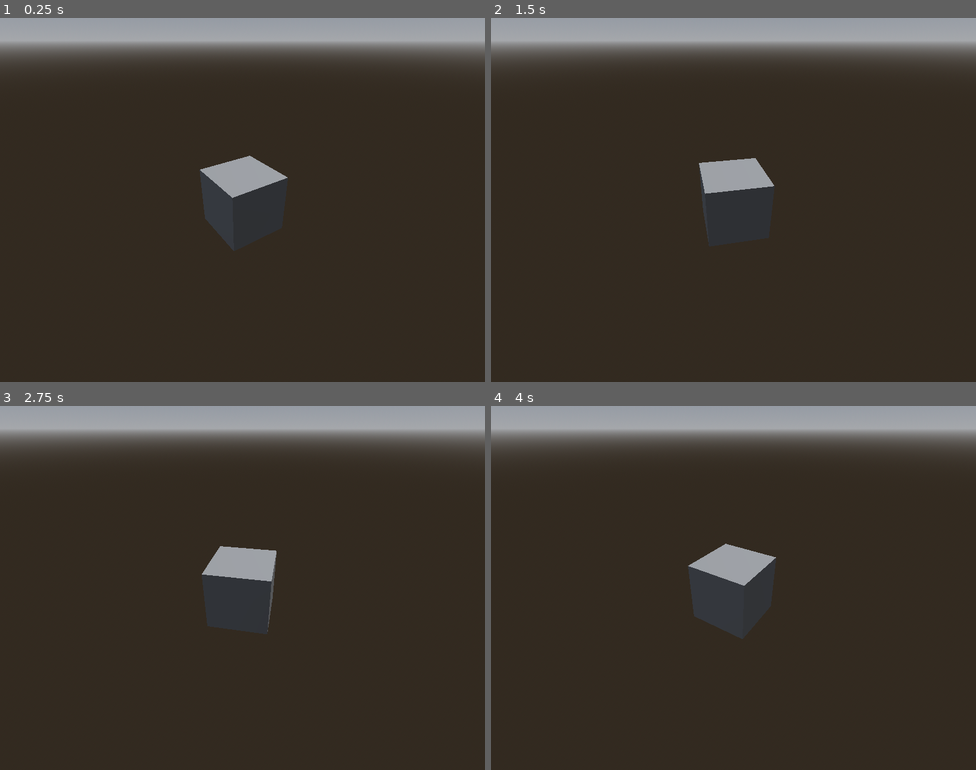
Above: before the commit, frames 1-4 (two rows, left to right).
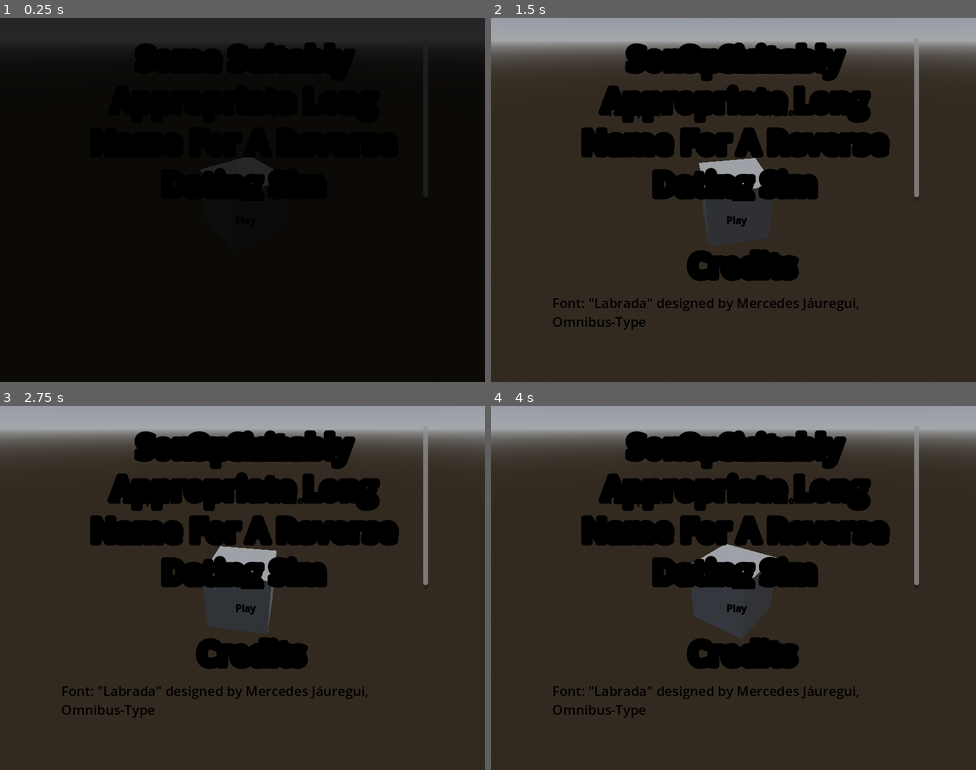
Above: after the commit, the same moments.

Repository: YourWaifuIsALie/gmtk-2023
Game: Godot game, scene res://scenes/main.tscn
The game is run twice, just before and just after one commit, with the same random seed, the same clock (stepped at 60 frames per second) and the same inputs.
Inputs (mouse positions are in pixels of both pictures, inside the frame that each line leads up to):
- Up to frame 1 (0.25 s): no input
- Up to frame 2 (1.5 s): click (946, 43) at 0.52 s; click (704, 123) at 1.27 s
- Up to frame 3 (2.75 s): click (358, 515) at 2.02 s
- Up to frame 4 (4 s): click (733, 617) at 2.75 s, where only the run after the commit has a clickable "[center][b]Play[/b][/center]"; click (733, 617) at 3.5 s, where only the run after the commit has a clickable "[center][b]Play[/b][/center]"

The runs differ from the first frame. In frame 1, 100% of the frame differs, in the area x 0-100%, y 0-100%; in frame 2, 17%; in frame 3, 17%; in frame 4, 17%.

Commit message:
8.25 hours, concepts + art + guis + beginning dialogue

Diff:
--- /dev/null
+++ b/components/button.gd
@@ -0,0 +1,10 @@
+extends BaseButton
+
+@export var signal_target: String = "unset"
+
+func _ready() -> void:
+	self.pressed.connect(self._button_pressed)
+
+func _button_pressed() -> void:
+	print(signal_target)
+	GlobalSignals.emit(signal_target)
--- /dev/null
+++ b/components/button.tscn
@@ -0,0 +1,29 @@
+[gd_scene load_steps=7 format=3 uid="uid://qqjg323g5ngg"]
+
+[ext_resource type="Texture2D" uid="uid://cyyhi50hq4shf" path="res://assets/widgets/button.tres" id="1_6w4i0"]
+[ext_resource type="Theme" uid="uid://crcwqj3itilwv" path="res://components/theme.tres" id="2_88dyt"]
+[ext_resource type="Texture2D" uid="uid://cxccwno5my8k8" path="res://assets/widgets_click/button.tres" id="2_hduuk"]
+[ext_resource type="FontFile" uid="uid://cgw4qlayyi1n8" path="res://assets/fonts/Labrada-Bold.ttf" id="3_qndlq"]
+[ext_resource type="Texture2D" uid="uid://c5ndhfsuc5me3" path="res://assets/widgets_hover/button.tres" id="3_sfet2"]
+[ext_resource type="Script" path="res://components/button.gd" id="4_hbr1p"]
+
+[node name="Button" type="TextureButton"]
+offset_right = 40.0
+offset_bottom = 40.0
+texture_normal = ExtResource("1_6w4i0")
+texture_pressed = ExtResource("2_hduuk")
+texture_hover = ExtResource("3_sfet2")
+script = ExtResource("4_hbr1p")
+
+[node name="Label" type="RichTextLabel" parent="."]
+layout_mode = 0
+offset_left = 13.0
+offset_top = 5.0
+offset_right = 174.0
+offset_bottom = 54.0
+mouse_filter = 2
+theme = ExtResource("2_88dyt")
+theme_override_colors/default_color = Color(0, 0, 0, 1)
+theme_override_fonts/bold_font = ExtResource("3_qndlq")
+bbcode_enabled = true
+text = "[center][b]Play[/b][/center]"
--- /dev/null
+++ b/components/options_cog.tscn
@@ -0,0 +1,15 @@
+[gd_scene load_steps=5 format=3 uid="uid://51swxtpv7jfb"]
+
+[ext_resource type="Texture2D" uid="uid://cw1rc15iw46ka" path="res://assets/widgets/cog.tres" id="1_0i2vx"]
+[ext_resource type="Texture2D" uid="uid://7wxctfd35a81" path="res://assets/widgets_click/cog.tres" id="2_en0sn"]
+[ext_resource type="Texture2D" uid="uid://cbcnmksefeww6" path="res://assets/widgets_hover/cog.tres" id="3_ucr8c"]
+[ext_resource type="Script" path="res://components/button.gd" id="4_icnj4"]
+
+[node name="OptionsCog" type="TextureButton"]
+offset_right = 40.0
+offset_bottom = 40.0
+texture_normal = ExtResource("1_0i2vx")
+texture_pressed = ExtResource("2_en0sn")
+texture_hover = ExtResource("3_ucr8c")
+script = ExtResource("4_icnj4")
+signal_target = "button_options"
--- /dev/null
+++ b/components/theme.tres
@@ -0,0 +1,7 @@
+[gd_resource type="Theme" load_steps=2 format=3 uid="uid://crcwqj3itilwv"]
+
+[ext_resource type="FontFile" uid="uid://biubmhfapp7pk" path="res://assets/fonts/Labrada-Regular.ttf" id="1_ps3iq"]
+
+[resource]
+default_font = ExtResource("1_ps3iq")
+default_font_size = 29
--- /dev/null
+++ b/components/value_selector.tscn
@@ -0,0 +1,74 @@
+[gd_scene load_steps=10 format=3 uid="uid://di4hq8o3jhtwf"]
+
+[ext_resource type="Texture2D" uid="uid://d1hmt3miinii7" path="res://assets/widgets/arrow_down.tres" id="1_1so22"]
+[ext_resource type="Texture2D" uid="uid://cl08cssetreya" path="res://assets/widgets_click/arrow_down.tres" id="2_puu5e"]
+[ext_resource type="Texture2D" uid="uid://damjfr7n5d5tw" path="res://assets/widgets_hover/arrow_down.tres" id="3_rr78j"]
+[ext_resource type="Texture2D" uid="uid://cw8j4dx3hx8jg" path="res://assets/widgets/arrow_up.tres" id="4_d1v81"]
+[ext_resource type="Texture2D" uid="uid://cihrwpkop3x1k" path="res://assets/widgets_click/arrow_up.tres" id="5_8f85o"]
+[ext_resource type="Texture2D" uid="uid://cjl5e7hqc6i88" path="res://assets/widgets_hover/arrow_up.tres" id="6_xdj7w"]
+[ext_resource type="Texture2D" uid="uid://cyyhi50hq4shf" path="res://assets/widgets/button.tres" id="7_01am3"]
+[ext_resource type="Theme" uid="uid://crcwqj3itilwv" path="res://components/theme.tres" id="8_ahl06"]
+[ext_resource type="FontFile" uid="uid://cgw4qlayyi1n8" path="res://assets/fonts/Labrada-Bold.ttf" id="9_0dq5o"]
+
+[node name="ValueSelector" type="Control"]
+layout_mode = 3
+anchors_preset = 15
+anchor_right = 1.0
+anchor_bottom = 1.0
+offset_right = -319.0
+offset_bottom = -522.0
+grow_horizontal = 2
+grow_vertical = 2
+
+[node name="Name" type="RichTextLabel" parent="."]
+layout_mode = 0
+offset_left = 4.0
+offset_top = 5.0
+offset_right = 163.0
+offset_bottom = 54.0
+mouse_filter = 2
+theme = ExtResource("8_ahl06")
+theme_override_colors/default_color = Color(0, 0, 0, 1)
+theme_override_fonts/bold_font = ExtResource("9_0dq5o")
+bbcode_enabled = true
+text = "[center][b]Field:[/b][/center]"
+
+[node name="Down" type="TextureButton" parent="."]
+layout_mode = 0
+offset_left = 144.0
+offset_right = 208.0
+offset_bottom = 56.0
+texture_normal = ExtResource("1_1so22")
+texture_pressed = ExtResource("2_puu5e")
+texture_hover = ExtResource("3_rr78j")
+
+[node name="Up" type="TextureButton" parent="."]
+layout_mode = 0
+offset_left = 385.0
+offset_top = 1.0
+offset_right = 449.0
+offset_bottom = 65.0
+texture_normal = ExtResource("4_d1v81")
+texture_pressed = ExtResource("5_8f85o")
+texture_hover = ExtResource("6_xdj7w")
+
+[node name="TextureRect" type="TextureRect" parent="."]
+layout_mode = 0
+offset_left = 206.0
+offset_right = 390.0
+offset_bottom = 62.0
+mouse_filter = 2
+texture = ExtResource("7_01am3")
+
+[node name="Label" type="RichTextLabel" parent="."]
+layout_mode = 0
+offset_left = 217.0
+offset_top = 3.0
+offset_right = 376.0
+offset_bottom = 52.0
+mouse_filter = 2
+theme = ExtResource("8_ahl06")
+theme_override_colors/default_color = Color(0, 0, 0, 1)
+theme_override_fonts/bold_font = ExtResource("9_0dq5o")
+bbcode_enabled = true
+text = "[center][b]Value[/b][/center]"
--- /dev/null
+++ b/globals/global_signals.gd
@@ -0,0 +1,22 @@
+## Loaded via autoload for global signal access
+extends Node
+
+signal button_options()
+signal button_play()
+
+signal transition_start()
+signal transition_wait()
+signal transition_finish()
+
+signal event_begin(event_name: String)
+
+## Attempt to emit a signal given a name and optional value
+## Mainly here for buttons
+func emit(signal_name: String, value: Variant = null) -> bool:
+	if value:
+		if self.emit_signal(signal_name, value) == ERR_UNAVAILABLE:
+			return false
+	else:
+		if self.emit_signal(signal_name) == ERR_UNAVAILABLE:
+			return false
+	return true
--- /dev/null
+++ b/globals/global_variables.gd
@@ -0,0 +1,4 @@
+## Loaded via autoload for global signal access
+extends Node
+
+var text_speed: String = "normal"
--- a/project.godot
+++ b/project.godot
@@ -15,6 +15,11 @@
 config/features=PackedStringArray("4.1", "Forward Plus")
 config/icon="res://icon.svg"
 
+[autoload]
+
+GlobalSignals="*res://globals/global_signals.gd"
+GlobalVariables="*res://globals/global_variables.gd"
+
 [display]
 
 window/size/viewport_width=800
--- /dev/null
+++ b/scenes/dialogue_manager.tscn
@@ -0,0 +1,74 @@
+[gd_scene load_steps=9 format=3 uid="uid://uu8tuimpfk1l"]
+
+[ext_resource type="Script" path="res://scripts/dialogue_manager.gd" id="1_d84xq"]
+[ext_resource type="Texture2D" uid="uid://ctgcpfke5mlsy" path="res://assets/bg_shop.png" id="2_b6jav"]
+[ext_resource type="Texture2D" uid="uid://bs21y0irp1a0q" path="res://assets/widgets/text_left.tres" id="2_bqex3"]
+[ext_resource type="Texture2D" uid="uid://dtymipgbotro5" path="res://assets/widgets/text_right.tres" id="4_7sur1"]
+[ext_resource type="Theme" uid="uid://crcwqj3itilwv" path="res://components/theme.tres" id="4_8drwc"]
+[ext_resource type="FontFile" uid="uid://cgw4qlayyi1n8" path="res://assets/fonts/Labrada-Bold.ttf" id="5_vgeml"]
+[ext_resource type="FontFile" uid="uid://cuopr482cfpmh" path="res://assets/fonts/Labrada-Italic.ttf" id="6_i3vh1"]
+[ext_resource type="FontFile" uid="uid://dvm6wb5asonrb" path="res://assets/fonts/Labrada-BoldItalic.ttf" id="7_fmatw"]
+
+[node name="DialogueManager" type="Node2D"]
+script = ExtResource("1_d84xq")
+
+[node name="Background" type="TextureRect" parent="."]
+offset_right = 40.0
+offset_bottom = 40.0
+mouse_filter = 0
+texture = ExtResource("2_b6jav")
+
+[node name="TextLeftBox" type="TextureRect" parent="."]
+offset_left = 48.0
+offset_top = 399.0
+offset_right = 736.0
+offset_bottom = 599.0
+mouse_filter = 2
+texture = ExtResource("2_bqex3")
+
+[node name="TextLeftName" type="RichTextLabel" parent="."]
+offset_left = 59.0
+offset_top = 410.0
+offset_right = 272.0
+offset_bottom = 459.0
+mouse_filter = 2
+theme = ExtResource("4_8drwc")
+theme_override_colors/default_color = Color(0, 0, 0, 1)
+theme_override_fonts/bold_font = ExtResource("5_vgeml")
+bbcode_enabled = true
+text = "[center][b]Name[/b][/center]"
+
+[node name="TextRightBox" type="TextureRect" parent="."]
+offset_left = 68.0
+offset_top = 395.0
+offset_right = 764.0
+offset_bottom = 603.0
+mouse_filter = 2
+texture = ExtResource("4_7sur1")
+
+[node name="TextRightName" type="RichTextLabel" parent="."]
+offset_left = 534.0
+offset_top = 410.0
+offset_right = 747.0
+offset_bottom = 459.0
+mouse_filter = 2
+theme = ExtResource("4_8drwc")
+theme_override_colors/default_color = Color(0, 0, 0, 1)
+theme_override_fonts/bold_font = ExtResource("5_vgeml")
+bbcode_enabled = true
+text = "[center][b]Name[/b][/center]"
+
+[node name="Text" type="RichTextLabel" parent="."]
+offset_left = 104.0
+offset_top = 454.0
+offset_right = 725.0
+offset_bottom = 586.0
+mouse_filter = 2
+theme = ExtResource("4_8drwc")
+theme_override_colors/default_color = Color(0, 0, 0, 1)
+theme_override_fonts/bold_font = ExtResource("5_vgeml")
+theme_override_fonts/italics_font = ExtResource("6_i3vh1")
+theme_override_fonts/bold_italics_font = ExtResource("7_fmatw")
+bbcode_enabled = true
+text = "And here is a [b]bunch[/b] of text that we need to use to [b][i]simulate[/i][/b] some kind of text and hopefully it [i]can fit[/i] about three lines of bold and italics text in."
+scroll_active = false
--- a/scenes/main.tscn
+++ b/scenes/main.tscn
@@ -1,6 +1,11 @@
-[gd_scene load_steps=7 format=3 uid="uid://bm8s8d0ygumib"]
+[gd_scene load_steps=12 format=3 uid="uid://bm8s8d0ygumib"]
 
 [ext_resource type="Script" path="res://scripts/main.gd" id="1_gy6be"]
+[ext_resource type="Texture2D" uid="uid://c38t6ocxc15rg" path="res://assets/bg_default.png" id="2_lligu"]
+[ext_resource type="PackedScene" uid="uid://bhjegivshfcta" path="res://scenes/main_menu.tscn" id="3_1vfue"]
+[ext_resource type="PackedScene" uid="uid://uu8tuimpfk1l" path="res://scenes/dialogue_manager.tscn" id="3_crj6p"]
+[ext_resource type="PackedScene" uid="uid://4xasoh6mv2k5" path="res://scenes/transition_manager.tscn" id="4_1dgyb"]
+[ext_resource type="PackedScene" uid="uid://hm17lkxgu75w" path="res://scenes/options_menu.tscn" id="4_46kkk"]
 
 [sub_resource type="ProceduralSkyMaterial" id="ProceduralSkyMaterial_b6jds"]
 
@@ -41,9 +46,22 @@
 transform = Transform3D(0.820173, -0.319077, 0.474875, 0, 0.830033, 0.557714, -0.572116, -0.457422, 0.680771, 1.8995, 2.23086, 2.72308)
 
 [node name="CSGBox3D" type="CSGBox3D" parent="."]
-transform = Transform3D(0.789429, 0, -0.613842, 0, 1, 0, 0.613842, 0, 0.789429, 0, 0, 0)
 
 [node name="AnimationPlayer" type="AnimationPlayer" parent="CSGBox3D"]
 libraries = {
 "": SubResource("AnimationLibrary_rkrb3")
 }
+
+[node name="default_background" type="TextureRect" parent="."]
+visible = false
+offset_right = 40.0
+offset_bottom = 40.0
+texture = ExtResource("2_lligu")
+
+[node name="DialogueManager" parent="." instance=ExtResource("3_crj6p")]
+
+[node name="MainMenu" parent="." instance=ExtResource("3_1vfue")]
+
+[node name="OptionsMenu" parent="." instance=ExtResource("4_46kkk")]
+
+[node name="TransitionManager" parent="." instance=ExtResource("4_1dgyb")]
--- /dev/null
+++ b/scenes/main_menu.tscn
@@ -0,0 +1,44 @@
+[gd_scene load_steps=6 format=3 uid="uid://bhjegivshfcta"]
+
+[ext_resource type="Script" path="res://scripts/main_menu.gd" id="1_pvoeh"]
+[ext_resource type="Texture2D" uid="uid://crtgjbdoocktr" path="res://assets/bg_main_menu.png" id="2_g0q75"]
+[ext_resource type="PackedScene" uid="uid://qqjg323g5ngg" path="res://components/button.tscn" id="3_5uelu"]
+[ext_resource type="Theme" uid="uid://crcwqj3itilwv" path="res://components/theme.tres" id="4_h3n06"]
+[ext_resource type="FontFile" uid="uid://cgw4qlayyi1n8" path="res://assets/fonts/Labrada-Bold.ttf" id="5_oiq6u"]
+
+[node name="MainMenu" type="Control"]
+layout_mode = 3
+anchors_preset = 15
+anchor_right = 1.0
+anchor_bottom = 1.0
+grow_horizontal = 2
+grow_vertical = 2
+script = ExtResource("1_pvoeh")
+
+[node name="background" type="TextureRect" parent="."]
+layout_mode = 0
+offset_right = 40.0
+offset_bottom = 40.0
+texture = ExtResource("2_g0q75")
+
+[node name="PlayButton" parent="." instance=ExtResource("3_5uelu")]
+layout_mode = 0
+offset_left = 312.0
+offset_top = 317.0
+offset_right = 496.0
+offset_bottom = 379.0
+signal_target = "button_play"
+
+[node name="Title" type="RichTextLabel" parent="."]
+layout_mode = 0
+offset_left = 105.0
+offset_top = 33.0
+offset_right = 706.0
+offset_bottom = 302.0
+theme = ExtResource("4_h3n06")
+theme_override_colors/default_color = Color(0, 0, 0, 1)
+theme_override_constants/outline_size = 20
+theme_override_fonts/bold_font = ExtResource("5_oiq6u")
+theme_override_font_sizes/bold_font_size = 50
+bbcode_enabled = true
+text = "[center][b]Some Suitably Appropriate Long Name For A Reverse Dating Sim[/b][/center]"
--- /dev/null
+++ b/scenes/options_menu.tscn
@@ -0,0 +1,102 @@
+[gd_scene load_steps=7 format=3 uid="uid://hm17lkxgu75w"]
+
+[ext_resource type="Script" path="res://scripts/options_menu.gd" id="1_2784d"]
+[ext_resource type="PackedScene" uid="uid://51swxtpv7jfb" path="res://components/options_cog.tscn" id="2_0n4o8"]
+[ext_resource type="Texture2D" uid="uid://crtgjbdoocktr" path="res://assets/bg_main_menu.png" id="2_tfdo4"]
+[ext_resource type="Theme" uid="uid://crcwqj3itilwv" path="res://components/theme.tres" id="3_du8xg"]
+[ext_resource type="FontFile" uid="uid://cgw4qlayyi1n8" path="res://assets/fonts/Labrada-Bold.ttf" id="4_yrebx"]
+[ext_resource type="PackedScene" uid="uid://di4hq8o3jhtwf" path="res://components/value_selector.tscn" id="5_owshu"]
+
+[node name="OptionsMenu" type="Control"]
+layout_mode = 3
+anchors_preset = 15
+anchor_right = 1.0
+anchor_bottom = 1.0
+grow_horizontal = 2
+grow_vertical = 2
+mouse_filter = 2
+script = ExtResource("1_2784d")
+
+[node name="Menu" type="Control" parent="."]
+anchors_preset = 0
+offset_right = 40.0
+offset_bottom = 40.0
+
+[node name="background" type="TextureRect" parent="Menu"]
+layout_mode = 0
+offset_right = 800.0
+offset_bottom = 600.0
+mouse_filter = 0
+texture = ExtResource("2_tfdo4")
+
+[node name="OptionsTitle" type="RichTextLabel" parent="Menu"]
+layout_mode = 0
+offset_left = 105.0
+offset_top = 33.0
+offset_right = 706.0
+offset_bottom = 135.0
+mouse_filter = 2
+theme = ExtResource("3_du8xg")
+theme_override_colors/default_color = Color(0, 0, 0, 1)
+theme_override_constants/outline_size = 20
+theme_override_fonts/bold_font = ExtResource("4_yrebx")
+theme_override_font_sizes/bold_font_size = 50
+bbcode_enabled = true
+text = "[center][b]Options[/b][/center]"
+
+[node name="ValueSelector" parent="Menu" instance=ExtResource("5_owshu")]
+layout_mode = 1
+offset_left = 175.0
+offset_top = 144.0
+offset_right = 175.0
+offset_bottom = 144.0
+
+[node name="Name" parent="Menu/ValueSelector" index="0"]
+offset_left = -19.0
+offset_top = 0.0
+offset_right = 147.0
+offset_bottom = 49.0
+text = "[center][b]Text Speed:[/b][/center]"
+
+[node name="Label" parent="Menu/ValueSelector" index="4"]
+offset_left = 223.0
+offset_top = 0.0
+offset_right = 382.0
+offset_bottom = 49.0
+
+[node name="CreditsTitle" type="RichTextLabel" parent="Menu"]
+layout_mode = 0
+offset_left = 114.0
+offset_top = 374.0
+offset_right = 715.0
+offset_bottom = 476.0
+mouse_filter = 2
+theme = ExtResource("3_du8xg")
+theme_override_colors/default_color = Color(0, 0, 0, 1)
+theme_override_constants/outline_size = 20
+theme_override_fonts/bold_font = ExtResource("4_yrebx")
+theme_override_font_sizes/bold_font_size = 50
+bbcode_enabled = true
+text = "[center][b]Credits[/b][/center]"
+
+[node name="Credits" type="RichTextLabel" parent="Menu"]
+layout_mode = 0
+offset_left = 101.0
+offset_top = 454.0
+offset_right = 707.0
+offset_bottom = 576.0
+mouse_filter = 2
+theme = ExtResource("3_du8xg")
+theme_override_colors/default_color = Color(0, 0, 0, 1)
+theme_override_fonts/bold_font = ExtResource("4_yrebx")
+theme_override_font_sizes/normal_font_size = 22
+bbcode_enabled = true
+text = "Font: \"Labrada\" designed by Mercedes Jáuregui, Omnibus-Type"
+
+[node name="OptionsCog" parent="." instance=ExtResource("2_0n4o8")]
+layout_mode = 0
+offset_left = 712.0
+offset_right = 800.0
+offset_bottom = 80.0
+
+[editable path="Menu/ValueSelector"]
--- /dev/null
+++ b/scenes/transition_manager.tscn
@@ -0,0 +1,77 @@
+[gd_scene load_steps=6 format=3 uid="uid://4xasoh6mv2k5"]
+
+[ext_resource type="Script" path="res://scripts/transition_manager.gd" id="1_apdp4"]
+
+[sub_resource type="Animation" id="Animation_pl2n1"]
+resource_name = "FadeOut"
+tracks/0/type = "value"
+tracks/0/imported = false
+tracks/0/enabled = true
+tracks/0/path = NodePath(".:color")
+tracks/0/interp = 1
+tracks/0/loop_wrap = true
+tracks/0/keys = {
+"times": PackedFloat32Array(0, 1),
+"transitions": PackedFloat32Array(1, 1),
+"update": 0,
+"values": [Color(0, 0, 0, 0), Color(0, 0, 0, 1)]
+}
+
+[sub_resource type="Animation" id="Animation_f4c0c"]
+length = 0.001
+tracks/0/type = "value"
+tracks/0/imported = false
+tracks/0/enabled = true
+tracks/0/path = NodePath(".:color")
+tracks/0/interp = 1
+tracks/0/loop_wrap = true
+tracks/0/keys = {
+"times": PackedFloat32Array(0),
+"transitions": PackedFloat32Array(1),
+"update": 0,
+"values": [Color(0, 0, 0, 0)]
+}
+
+[sub_resource type="Animation" id="Animation_fq1fq"]
+resource_name = "FadeIn"
+tracks/0/type = "value"
+tracks/0/imported = false
+tracks/0/enabled = true
+tracks/0/path = NodePath(".:color")
+tracks/0/interp = 1
+tracks/0/loop_wrap = true
+tracks/0/keys = {
+"times": PackedFloat32Array(0, 1),
+"transitions": PackedFloat32Array(1, 1),
+"update": 0,
+"values": [Color(0, 0, 0, 1), Color(0, 0, 0, 0)]
+}
+
+[sub_resource type="AnimationLibrary" id="AnimationLibrary_aj5eh"]
+_data = {
+"FadeIn": SubResource("Animation_fq1fq"),
+"FadeOut": SubResource("Animation_pl2n1"),
+"RESET": SubResource("Animation_f4c0c")
+}
+
+[node name="TransitionManager" type="Control"]
+layout_mode = 3
+anchors_preset = 15
+anchor_right = 1.0
+anchor_bottom = 1.0
+grow_horizontal = 2
+grow_vertical = 2
+mouse_filter = 2
+script = ExtResource("1_apdp4")
+
+[node name="FadeBlack" type="ColorRect" parent="."]
+layout_mode = 0
+offset_right = 800.0
+offset_bottom = 600.0
+mouse_filter = 2
+color = Color(0, 0, 0, 0)
+
+[node name="AnimationPlayer" type="AnimationPlayer" parent="FadeBlack"]
+libraries = {
+"": SubResource("AnimationLibrary_aj5eh")
+}
--- /dev/null
+++ b/scripts/dialogue_manager.gd
@@ -0,0 +1,82 @@
+extends Node2D
+
+var bg_default = Image.load_from_file("res://assets/bg_default.png")
+var bg_shop = Image.load_from_file("res://assets/bg_shop.png")
+var bg_town = Image.load_from_file("res://assets/bg_town.png")
+
+var time_count: float = 0.0
+var dialogue_step: float = 0.05
+var target_text: String = ""
+var current_text_index: int = 0
+
+func _ready() -> void:
+	GlobalSignals.event_begin.connect(_handle_event_begin)
+
+	$Background.texture = ImageTexture.create_from_image(bg_shop)
+	$TextLeftBox.hide()
+	$TextLeftName.hide()
+	$TextRightBox.hide()
+	$TextRightName.hide()
+	$Text.text = ""
+
+	self.change_speed(GlobalVariables.text_speed)
+
+func _process(delta: float) -> void:
+	if self.dialogue_step == 0.0:
+		self.time_count = 0.0
+		if $Text.text != self.target_text:
+			$Text.text = self.target_text
+	else:
+		time_count += delta
+		if time_count > self.dialogue_step:
+			time_count -= self.dialogue_step
+
+			if $Text.text == self.target_text:
+				return
+
+			var char = self.target_text[self.current_text_index]
+			# Read one whole symbol
+			#   This will cause slow-down (since only a symbol and no char is loaded)
+			#   but is quicker to implement than proper multi-symbol reading
+			if char in ["[", "]"]:
+				var jump_symbol = 0
+				if self.target_text[self.current_text_index + 1] == "/":
+					jump_symbol = 4
+				else:
+					jump_symbol = 3
+				char = self.target_text.substr(self.current_text_index, jump_symbol)
+				self.current_text_index += jump_symbol - 1
+			$Text.text += char
+			self.current_text_index += 1
+
+func change_speed(value: String) -> void:
+	if value == "normal":
+		self.dialogue_step = 0.02
+	elif value == "fast":
+		self.dialogue_step = 0.001
+	elif value == "slow":
+		self.dialogue_step = 0.04
+	elif value == "instant":
+		self.dialogue_step = 0.0
+
+func _handle_event_begin(event_name: String) -> void:
+	# TODO load and handle these correctly
+	print("Handle event: %s" % [event_name])
+	if event_name == "intro":
+		self.draw_text("And here is a [b]bunch[/b] of text that we need to use to [b][i]simulate[/i][/b] some kind of text and hopefully it [i]can fit[/i] about three lines of bold and italics text in.")
+
+func draw_text(text: String, direction: String = "left") -> void:
+	$Text.text = ""
+	self.target_text = text
+	self.current_text_index = 0
+
+	if direction == "left":
+		$TextLeftBox.show()
+		$TextLeftName.show()
+		$TextRightBox.hide()
+		$TextRightName.hide()
+	else:
+		$TextLeftBox.hide()
+		$TextLeftName.hide()
+		$TextRightBox.show()
+		$TextRightName.show()
--- /dev/null
+++ b/scripts/main_menu.gd
@@ -0,0 +1,18 @@
+extends Control
+
+
+func _ready() -> void:
+	GlobalSignals.button_play.connect(_begin_game)
+
+
+func _process(delta: float) -> void:
+	pass
+
+func _begin_game() -> void:
+	# TODO character creator first
+	GlobalSignals.transition_start.emit()
+	await GlobalSignals.transition_wait
+	self.hide()
+	GlobalSignals.transition_finish.emit()
+	await GlobalSignals.transition_wait
+	GlobalSignals.event_begin.emit("intro")
--- /dev/null
+++ b/scripts/options_menu.gd
@@ -0,0 +1,15 @@
+extends Control
+
+var is_open: bool = false
+
+func _ready() -> void:
+	GlobalSignals.button_options.connect(_toggle_menu)
+
+	$Menu.hide()
+
+func _toggle_menu() -> void:
+	self.is_open = !self.is_open
+	if is_open:
+		$Menu.show()
+	else:
+		$Menu.hide()
--- /dev/null
+++ b/scripts/transition_manager.gd
@@ -0,0 +1,22 @@
+extends Control
+
+
+func _ready() -> void:
+	GlobalSignals.transition_start.connect(self._start_transition)
+	GlobalSignals.transition_finish.connect(self._finish_transition)
+	$FadeBlack/AnimationPlayer.animation_finished.connect(_wait_transition)
+	$FadeBlack/AnimationPlayer.play("FadeIn")
+
+func _start_transition() -> void:
+	print("Transition Start")
+	$FadeBlack.mouse_filter = MOUSE_FILTER_STOP
+	$FadeBlack/AnimationPlayer.play("FadeOut")
+
+func _wait_transition(anim_name: String) -> void:
+	print("Transition Wait")
+	GlobalSignals.transition_wait.emit()
+
+func _finish_transition() -> void:
+	print("Transition Finish")
+	$FadeBlack.mouse_filter = MOUSE_FILTER_IGNORE
+	$FadeBlack/AnimationPlayer.play("FadeIn")
